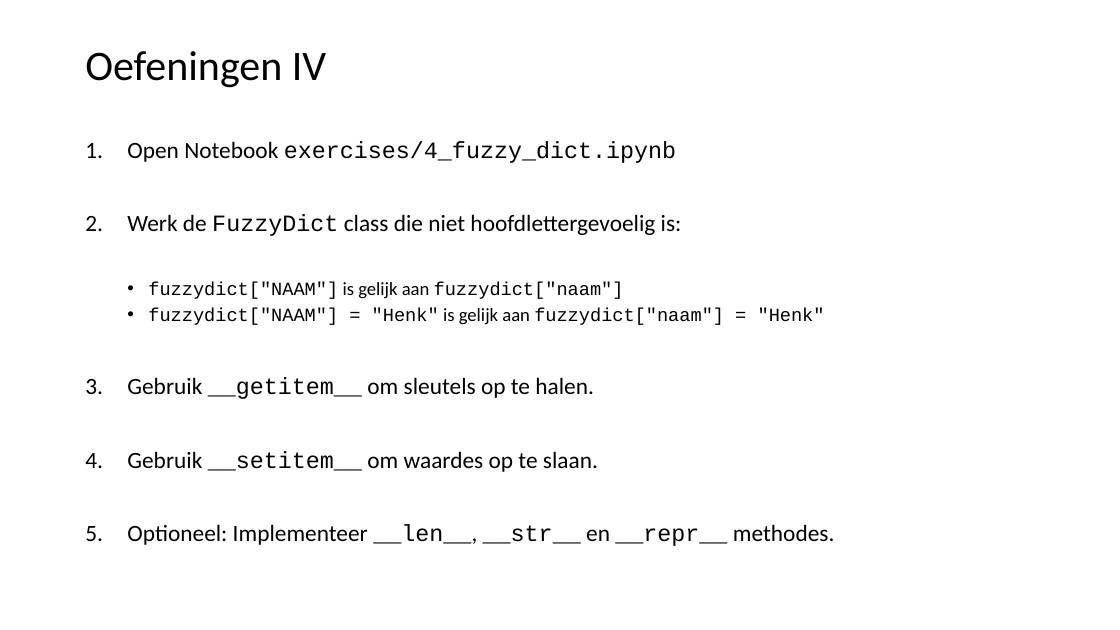
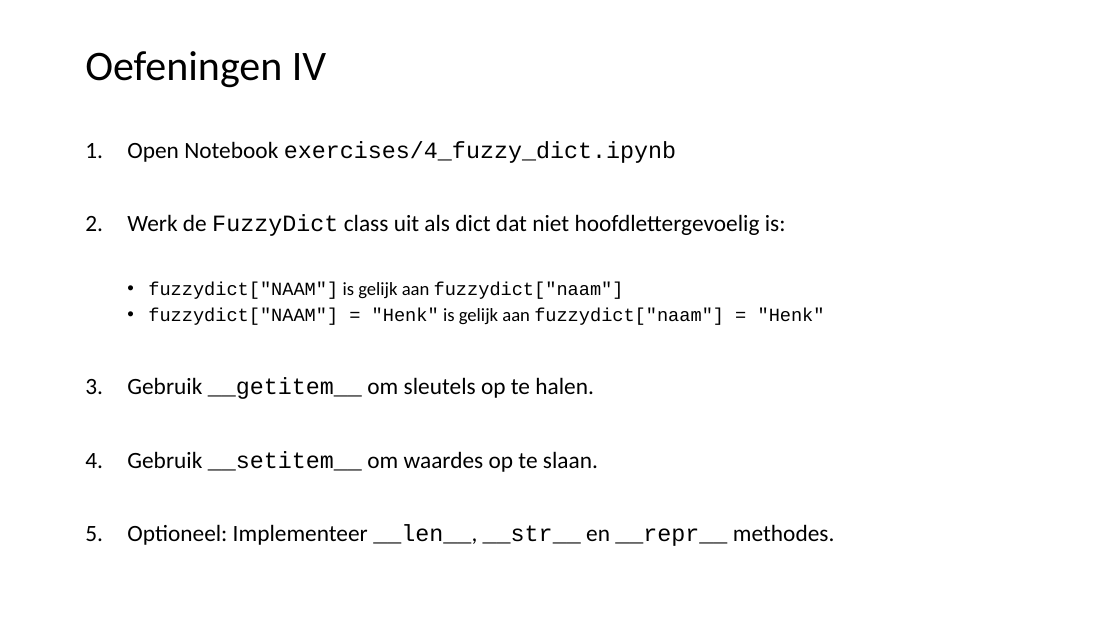
Before and after one commit to LFKoning/knowledge-sharing, a slide deck: slide 47 of python_trainees/1_basics_classes/python_traineeship_1.pptx. Drawn at 1120x630 pixels with LibreOffice and Linux fonts; fonts in the diff are those of the drawing. Boxes give left, top, right and bottom in pixels: in the first picture for what was removed or moved away, otherwise in the second. Text is boxed around its words. In the diff, an @@ line names an element or a change of style, - is before the commit and + after.

```diff
--- a/python_trainees/1_basics_classes/python_traineeship_1.pptx
+++ b/python_trainees/1_basics_classes/python_traineeship_1.pptx
@@ text at [127,214,786,236]: text changed @@
-2. Werk de FuzzyDict class die niet hoofdlettergevoelig is:
+2. Werk de FuzzyDict class uit als dict dat niet hoofdlettergevoelig is:
```
Also in this commit, not shown: 7 other slides changed, 5 other files.
